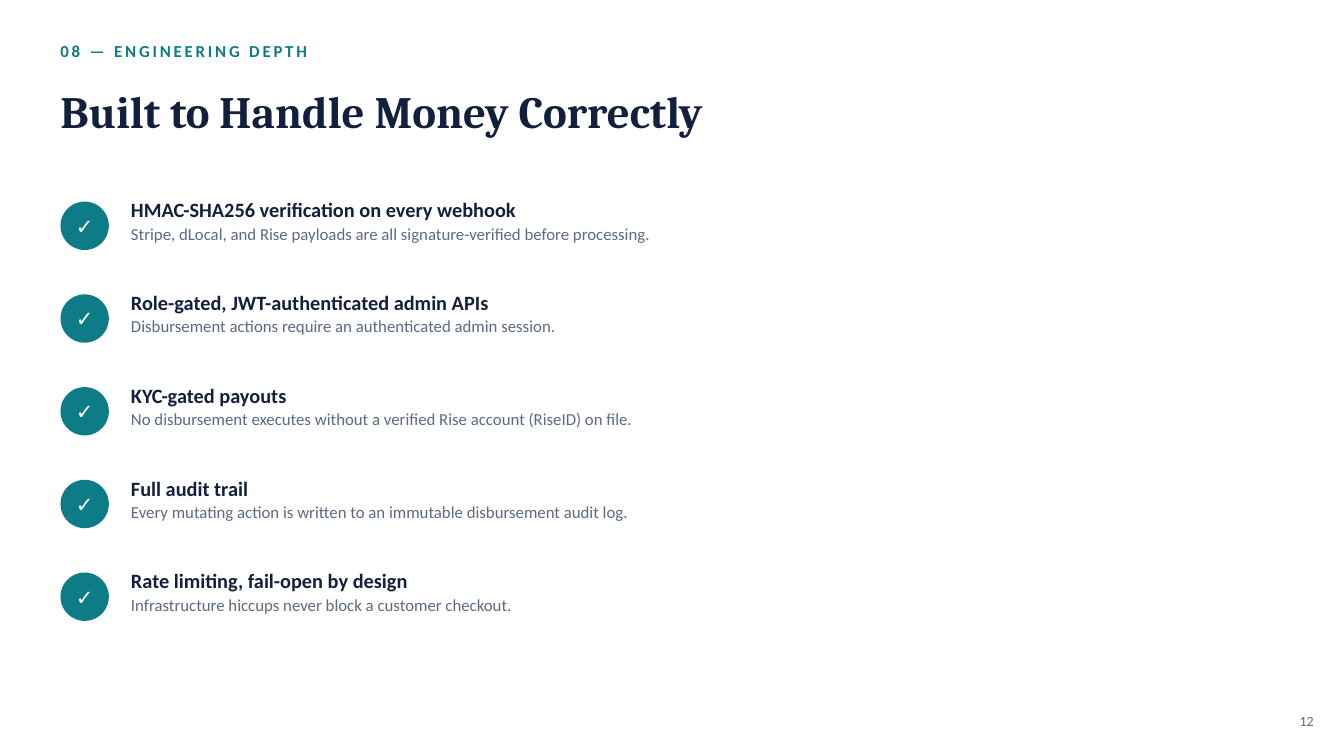
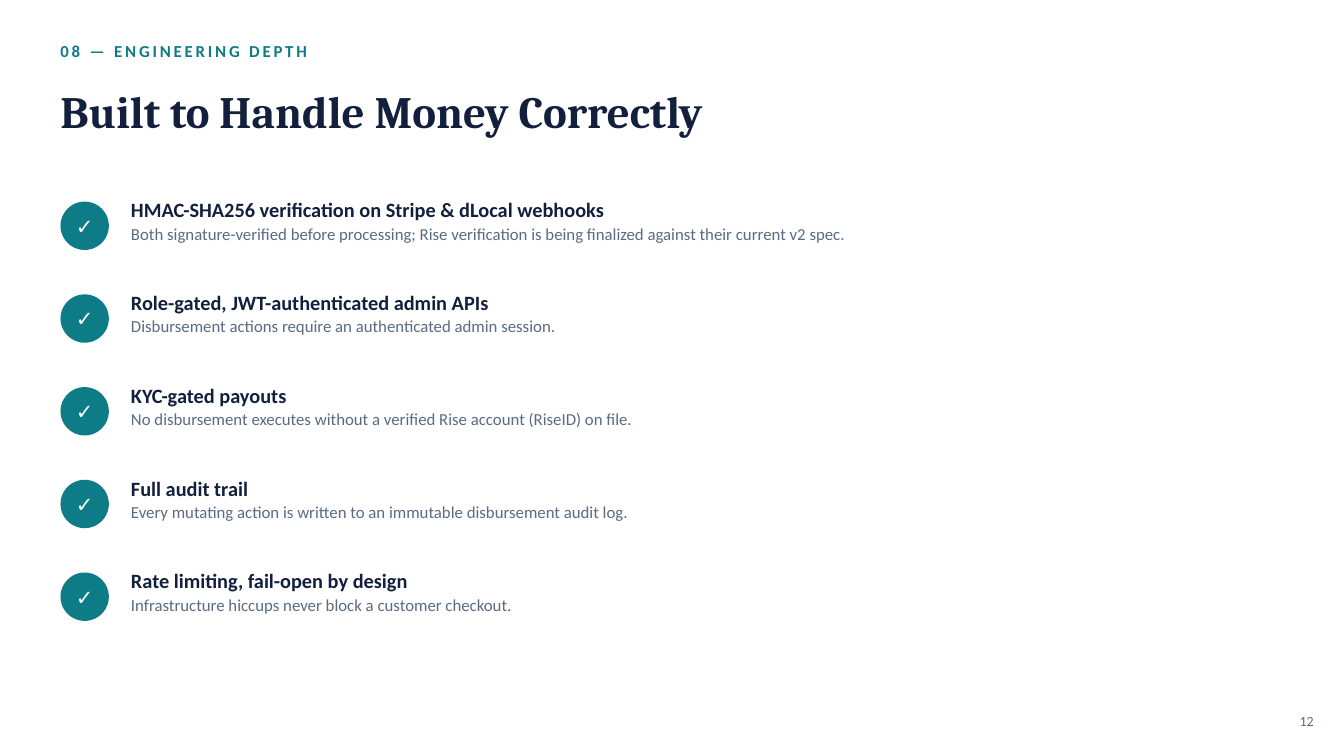
Before and after one commit to ripper7375/trading-alerts-saas-public, a slide deck: slide 12 of docs/riskworks-presentation-deck/DavinTrade-Rise-Partnership-Proposal_v2.pptx. Drawn at 1344x756 pixels with LibreOffice and Linux fonts; fonts in the diff are those of the drawing. Boxes give left, top, right and bottom in pixels: in the first picture for what was removed or moved away, otherwise in the second. Text is boxed around its words. In the diff, an @@ line names an element or a change of style, - is before the commit and + after.

```diff
--- a/docs/riskworks-presentation-deck/DavinTrade-Rise-Partnership-Proposal_v2.pptx
+++ b/docs/riskworks-presentation-deck/DavinTrade-Rise-Partnership-Proposal_v2.pptx
@@ text at (131, 202, 845, 243): text changed @@
-HMAC-SHA256 verification on every webhook
-Stripe, dLocal, and Rise payloads are all signature-verified before processing.
+HMAC-SHA256 verification on Stripe & dLocal webhooks
+Both signature-verified before processing; Rise verification is being finalized against their current v2 spec.
```
Also in this commit, not shown: 7 other slides changed, 13 other files.
